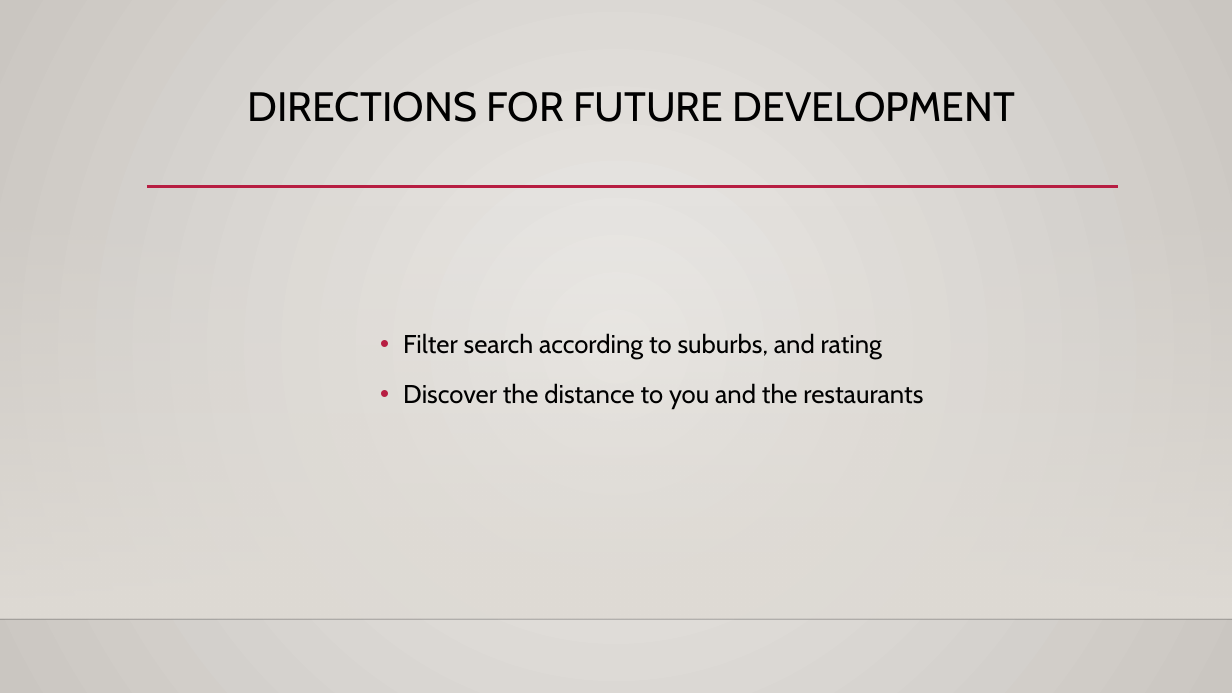
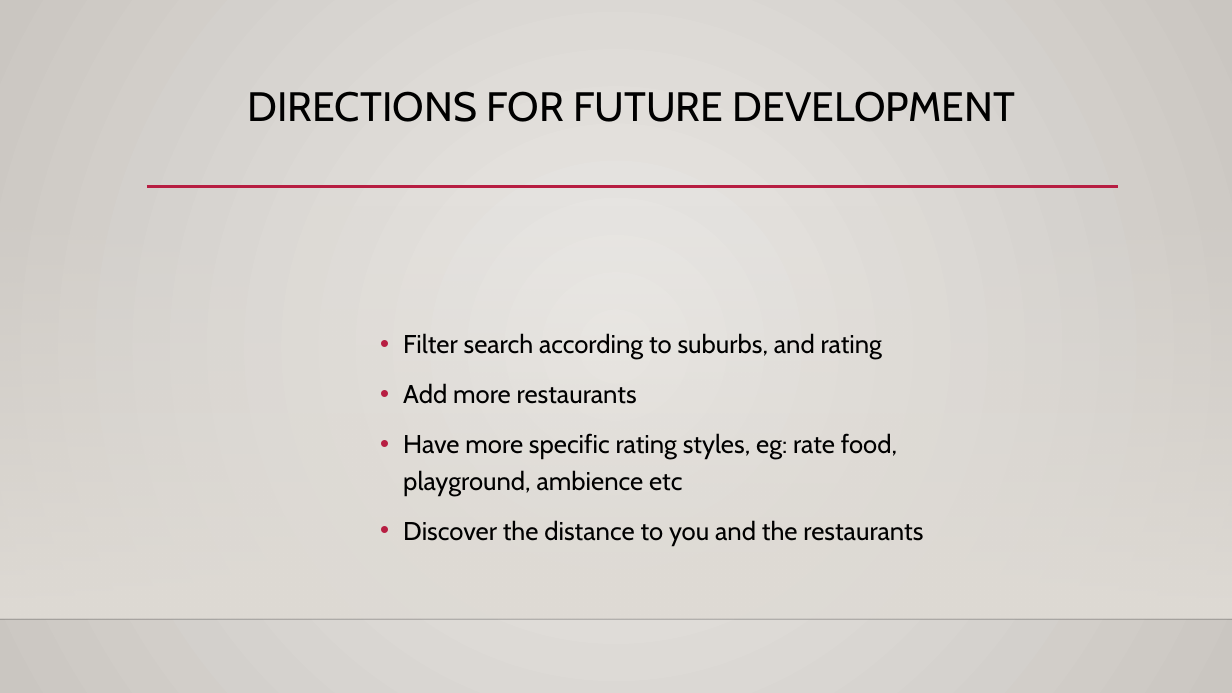
Before and after one commit to Louie222/Project_2, a slide deck: slide 7 of Presentation2.pptx. Drawn at 1232x693 pixels with LibreOffice and Linux fonts; fonts in the diff are those of the drawing; background and template pictures are left out. Boxes give left, top, right and bottom in pixels: in the first picture for what was removed or moved away, otherwise in the second. Text is boxed around its words. In the diff, an @@ line names an element or a change of style, - is before the commit and + after.

```diff
--- a/Presentation2.pptx
+++ b/Presentation2.pptx
@@ text at <box>403,383,897,496</box>: paragraphs added @@
+• Add more restaurants
+• Have more specific rating styles, eg: rate food, playground, ambience etc
```
Also in this commit, not shown: 1 other slide changed, 16 other files.
